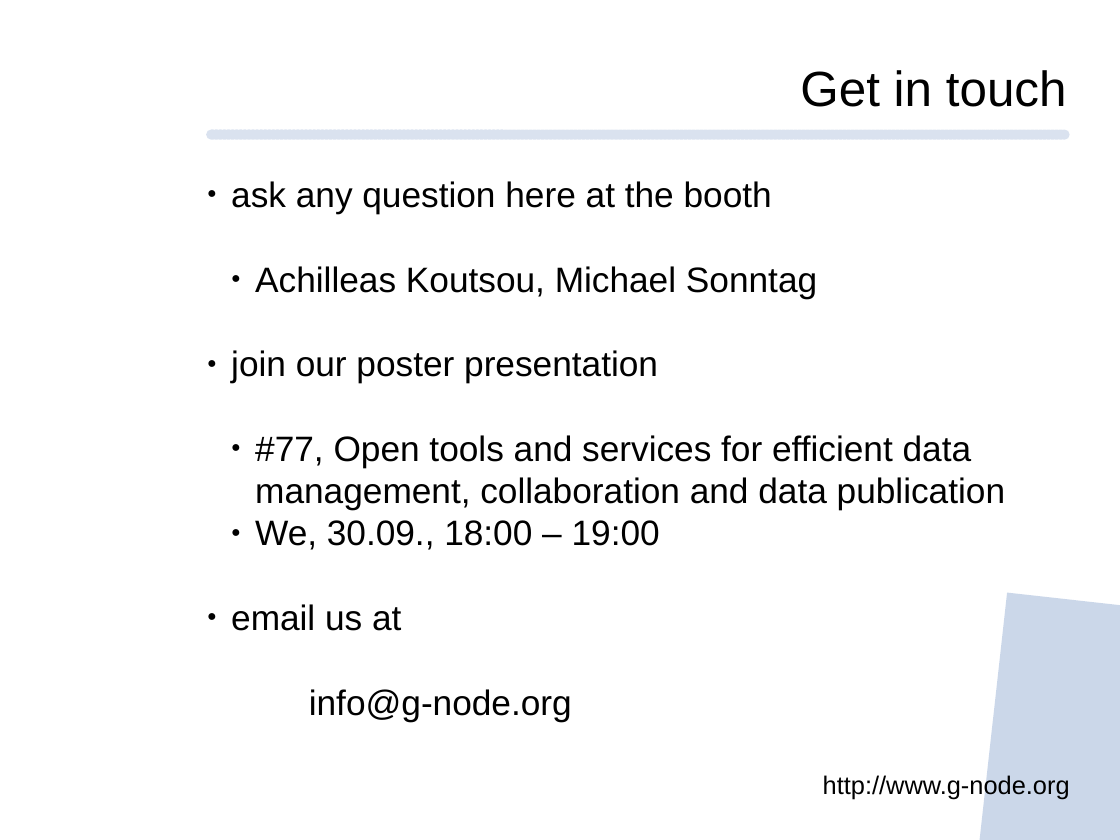
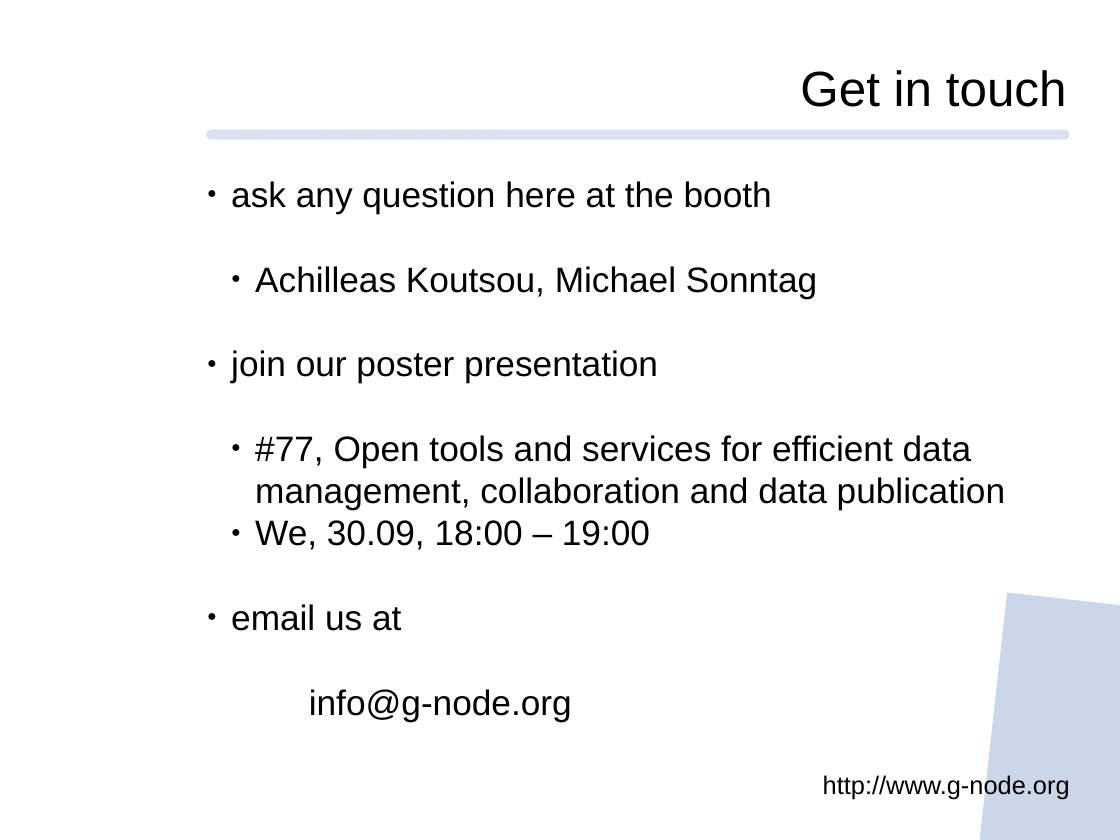
Before and after one commit to mpsonntag/prespost, a slide deck: slide 14 of 202009_BCCN_online/202009_BCCN_Online_conference.odp. Drawn at 1120x840 pixels with LibreOffice and Linux fonts; fonts in the diff are those of the drawing; background and template pictures are left out. Boxes give left, top, right and bottom in pixels: in the first picture for what was removed or moved away, otherwise in the second. Text is boxed around its words. In the diff, an @@ line names an element or a change of style, - is before the commit and + after.

```diff
--- a/202009_BCCN_online/202009_BCCN_Online_conference.odp
+++ b/202009_BCCN_online/202009_BCCN_Online_conference.odp
@@ text at [255, 520, 650, 550]: text changed @@
-  ● We, 30.09., 18:00 – 19:00
+  ● We, 30.09, 18:00 – 19:00
```
Also in this commit, not shown: 4 other slides changed.
